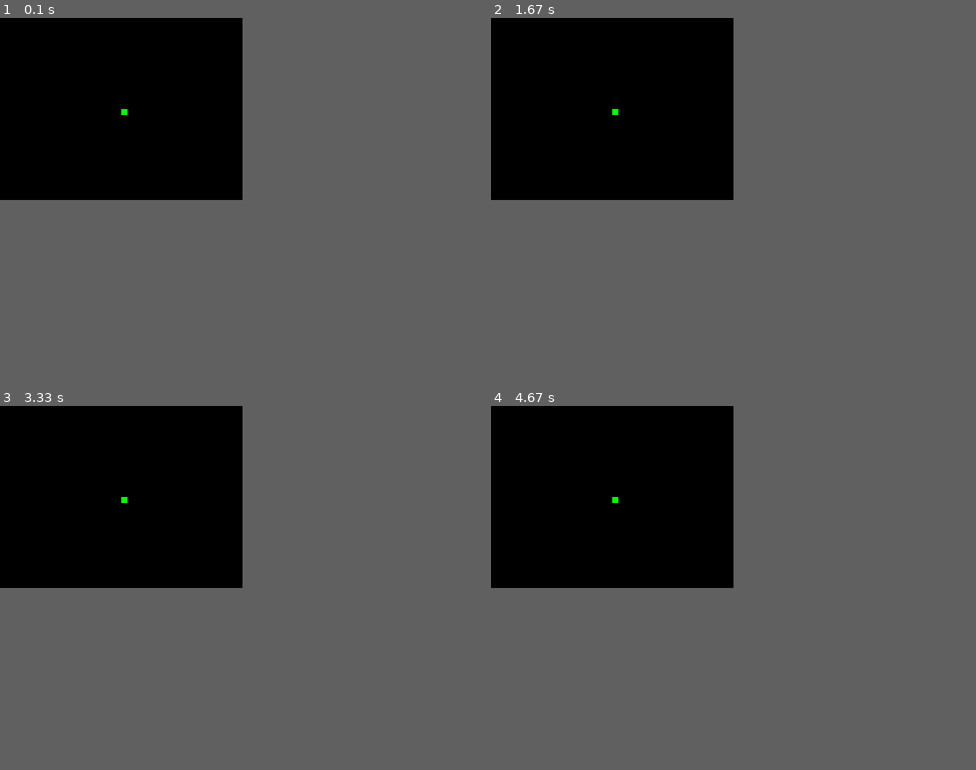
Above: before the commit, frames 1-4 (two rows, left to right).
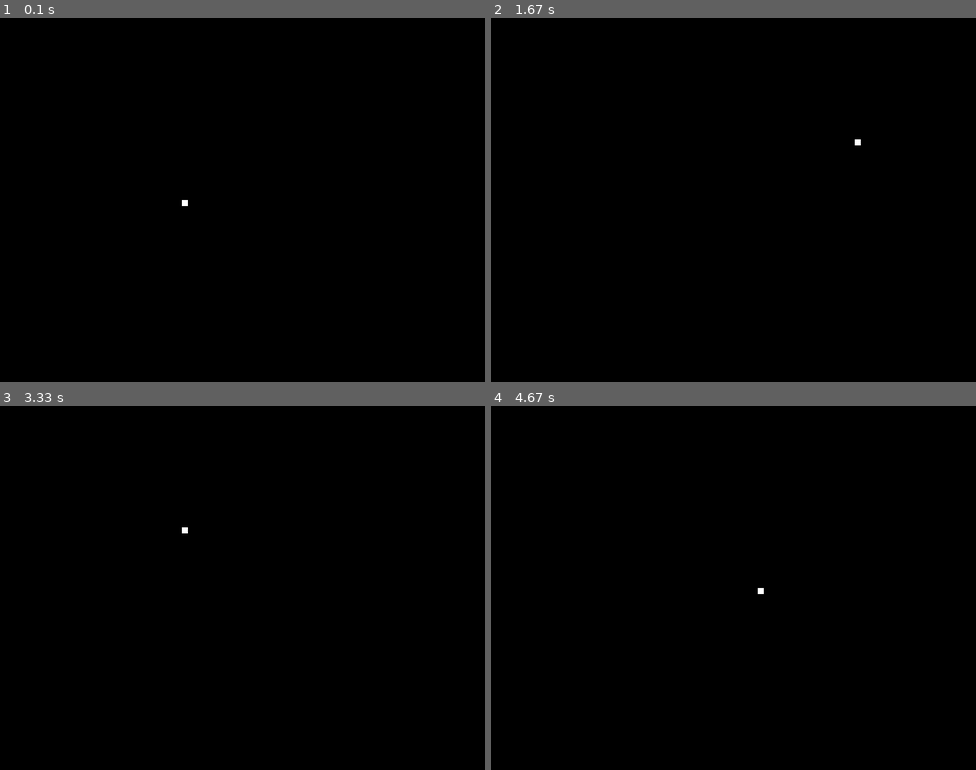
Above: after the commit, the same moments.

Repository: Blackfury7/Pygame-Snake_game
Game: pygame game, started from snake_game.py
Same seed, same stepped clock (60 frames per second), same inputs: the game is played once before the commit and once after it.
Inputs:
- Up to frame 1 (0.1 s): no input
- Up to frame 2 (1.67 s): hold Right 0.33-0.8 s; hold Up 0.83-1.13 s; hold Right 1.17-1.63 s
- Up to frame 3 (3.33 s): hold Left 1.67-2.2 s; hold Down 2.23-2.53 s; hold Left 2.57-2.97 s; hold Up from 3 s (still down)
- Up to frame 4 (4.67 s): release Up at 3.37 s; hold Right 3.4-4.03 s; hold Down 4.07-4.43 s; hold Left from 4.47 s (still down)
In our replay, the window is 400x300 before the commit and 800x600 after it. These sizes can differ from the game's own. Grey fills any space a smaller window leaves; there, only what the larger window draws over its background counts as a difference.

The runs differ from the first frame. In frame 1, less than 0.1% of the frame differs, in the area x 25-39%, y 25-52%; in frame 2, less than 0.1%; in frame 3, less than 0.1%; in frame 4, less than 0.1%.

Commit message:
moving the snake: created x1_change & y1_change to update x & y

Diff:
--- a/snake_game.py
+++ b/snake_game.py
@@ -3,26 +3,56 @@
 #https://www.pygame.org/docs/tut/PygameIntro.html
 
 import pygame
+
 pygame.init()
-dis = pygame.display.set_mode((400, 300))
-
-pygame.display.set_caption('Snake game')
 
 blue = (0, 0, 255)
 red = (255, 0, 0)
 green = (0, 255, 0)
 white = (255, 255, 255)
+black = (0, 0, 0)
+
+dis = pygame.display.set_mode((800, 600))
+pygame.display.set_caption('Snake game')
 
 game_over = False
+
+x1 = 300
+y1 = 300
+
+x1_change = 0
+y1_change = 0
+
+clock = pygame.time.Clock()
+
 
 while not game_over:
 	for event in pygame.event.get():
 		if event.type == pygame.QUIT:
 			game_over = True
-		# print(event) #prints out all the actions that take place on the screen
 
-	pygame.draw.rect(dis, green, [200, 150, 10, 10])
+		if event.type == pygame.KEYDOWN:
+			if event.key == pygame.K_LEFT:
+				x1_change = -10
+				y1_change = 0
+			elif event.key == pygame.K_RIGHT:
+				x1_change = 10
+				y1_change = 0
+			elif event.key == pygame.K_UP:
+				y1_change = -10
+				x1_change = 0
+			elif event.key == pygame.K_DOWN:
+				y1_change = 10
+				x1_change = 0
+
+	x1 += x1_change
+	y1 += y1_change
+	dis.fill(black)
+	pygame.draw.rect(dis, white, [x1, y1, 10, 10])
+
 	pygame.display.update()
+
+	clock.tick(30)
 
 pygame.quit()
 quit()
